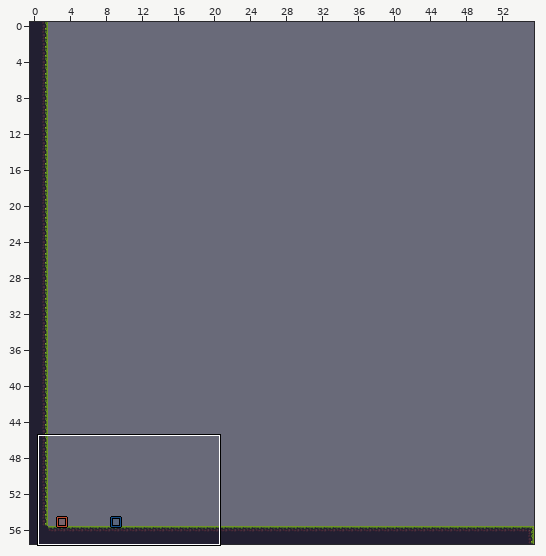
Two states of a LDtk project, assets/ldtk.ldtk. The picture above shows the old version from afar; the outline marks the close-up.
Close-up. Before the commit:
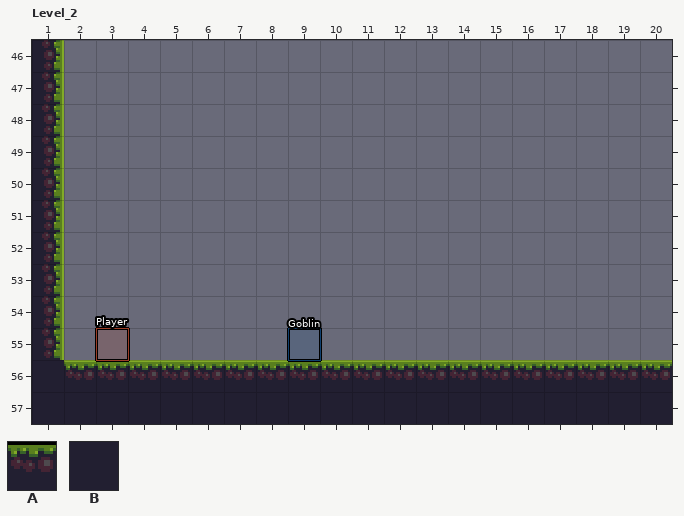
Cells are 16x16 px. Shown: Level_2 x 1..20, y 46..57. The commit also changed other parts of the map, which this record leaves out.
Key: from "Ground": A 1 "ground"; from "Walls": B 1 "wall".
_ is an empty cell.
Objects are placed by their top-left corner, in cells (3,4 is the top-left corner of cell 3,4); size is 1x1 cell unless given.
Layer "Ground" before, first column x 1:
46 ____________________
47 ____________________
48 ____________________
49 ____________________
50 ____________________
51 ____________________
52 ____________________
53 ____________________
54 ____________________
55 ____________________
56 _AAAAAAAAAAAAAAAAAAA
57 ____________________
Layer "Walls" before, first column x 1:
46 B___________________
47 B___________________
48 B___________________
49 B___________________
50 B___________________
51 B___________________
52 B___________________
53 B___________________
54 B___________________
55 B___________________
56 BBBBBBBBBBBBBBBBBBBB
57 BBBBBBBBBBBBBBBBBBBB
Objects on layer "Entities" before:
"Player" rectangle at 3,55
"Goblin" rectangle at 9,55
After the commit:
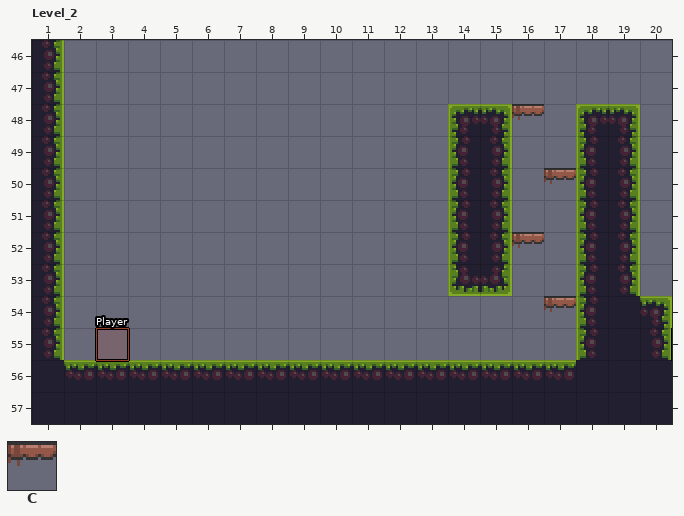
Further tiles: from "Platforms": C 1.
See-through tiles are keyed as they look on the map.
Changes in this commit:
Changed rows in their new state; . is an unchanged cell.
Layer "Ground" (removed):
first column x 9:
56 _........___
Layer "Platforms":
first column x 16:
48 C.
50 .C
52 C.
54 .C
Layer "Entities":
changed: "Goblin" rectangle at 9,55 -> outside this view
Layer "Walls":
first column x 14:
48 BB..BB.
49 BB..BB.
50 BB..BB.
51 BB..BB.
52 BB..BB.
53 BB..BB.
54 ....BBB
55 ....BBB
